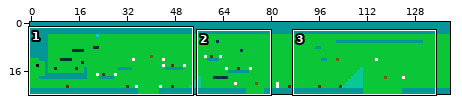
File history of a sprite sheet, src/utils/res/level2/levelData.png. The first picture is a wide view before the edit; the outline marks the close-up.
Close-up. As it was:
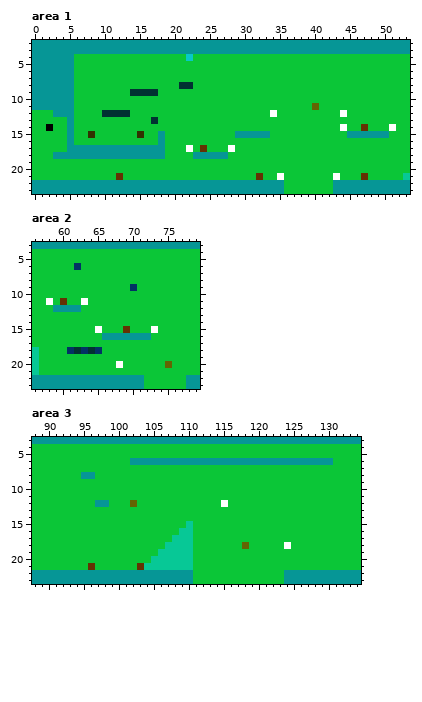
The file is 140x24 pixels. Colours within 5 levels of each other are drawn and written as one. Shown: area 1: x 0..53, y 2..23; area 2: x 56..79, y 3..23; area 3: x 88..134, y 3..23.
Now the later version:
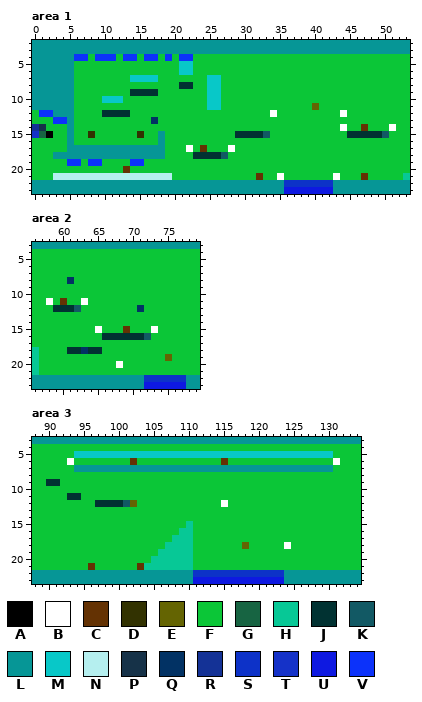
Palette (. is transparent): A #000000  B #ffffff  C #643203  D #323201  E #646402  F #0bc637  G #176442  H #07c896  J #013232  K #125964  L #069696  M #08c8c8  N #b5efef  P #163248  Q #023264  R #143296  S #0d32c8  T #1532c8  U #0e19e1  V #0c32fa
Edits made:
Area 1:
y 4: x 6..7 FF -> VV; x 9..11 FFF -> VVV; x 13..14 FF -> VV; x 16..17 FF -> VV; x 19 F -> V; x 21..22 FM -> VV
y 5..6: x 21..22 FF -> MM
y 7: x 14..17 FFFF -> MMMM; x 25..26 FF -> MM
y 8..9: x 25..26 FF -> MM
y 10: x 10..12 FFF -> MMM; x 25..26 FF -> MM
y 11: x 25..26 FF -> MM
y 12: x 1..2 FF -> VV
y 13: x 3..4 FF -> VV; x 17 J -> Q
y 14: x 0..2 FFA -> RPF
y 15: x 0..2 FFF -> TGA; x 29..33 LLLLL -> JJJJK; x 45..50 LLLLLL -> JJJJJK
y 18: x 23..27 LLLLL -> JJJJK
y 19: x 5..6 FF -> VV; x 8..9 FF -> VV; x 14..15 FF -> VV
y 20: x 13 F -> C
y 21: x 3..19 FFFFFFFFFCFFFFFFF -> NNNNNNNNNNNNNNNNN
y 22: x 36..42 FFFFFFF -> SSSSSSS
y 23: x 36..42 FFFFFFF -> UUUUUUU
Area 2:
y 6: x 62 Q -> F
y 8: x 61 F -> Q
y 9: x 70 Q -> F
y 12: x 59..62 LLLL -> JJJK; x 71 F -> Q
y 16: x 66..72 LLLLLLL -> JJJJJJK
y 18: x 61 Q -> J; x 65 Q -> J
y 19: x 75 F -> E
y 20: x 75 E -> F
y 22: x 72..77 FFFFFF -> SSSSSS
y 23: x 72..77 FFFFFF -> UUUUUU
Area 3:
y 5: x 94..130 FFFFFFFFFFFFFFFFFFFFFFFFFFFFFFFFFFFFF -> MMMMMMMMMMMMMMMMMMMMMMMMMMMMMMMMMMMMM
y 6: x 93 F -> B; x 102..131 LLLLLLLLLLLLLLLLLLLLLLLLLLLLLF -> CFFFFFFFFFFFFCFFFFFFFFFFFFFFFB
y 7: x 94..130 FFFFFFFFFFFFFFFFFFFFFFFFFFFFFFFFFFFFF -> LLLLLLLLLLLLLLLLLLLLLLLLLLLLLLLLLLLLL
y 8: x 95..96 LL -> FF
y 9: x 90..91 FF -> JJ
y 11: x 93..94 FF -> JJ
y 12: x 97..101 LLFFF -> JJJJK
y 22: x 111..123 FFFFFFFFFFFFF -> SSSSSSSSSSSSS
y 23: x 111..123 FFFFFFFFFFFFF -> UUUUUUUUUUUUU
